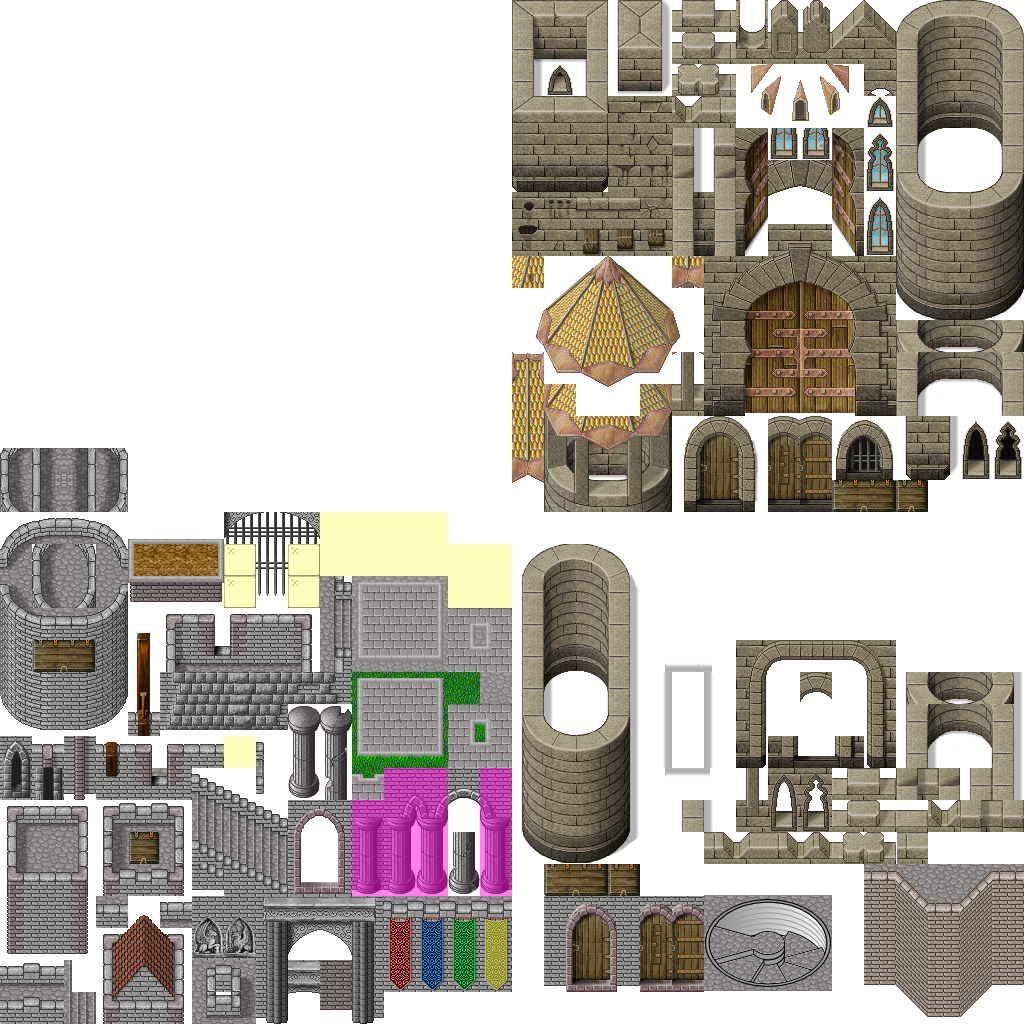
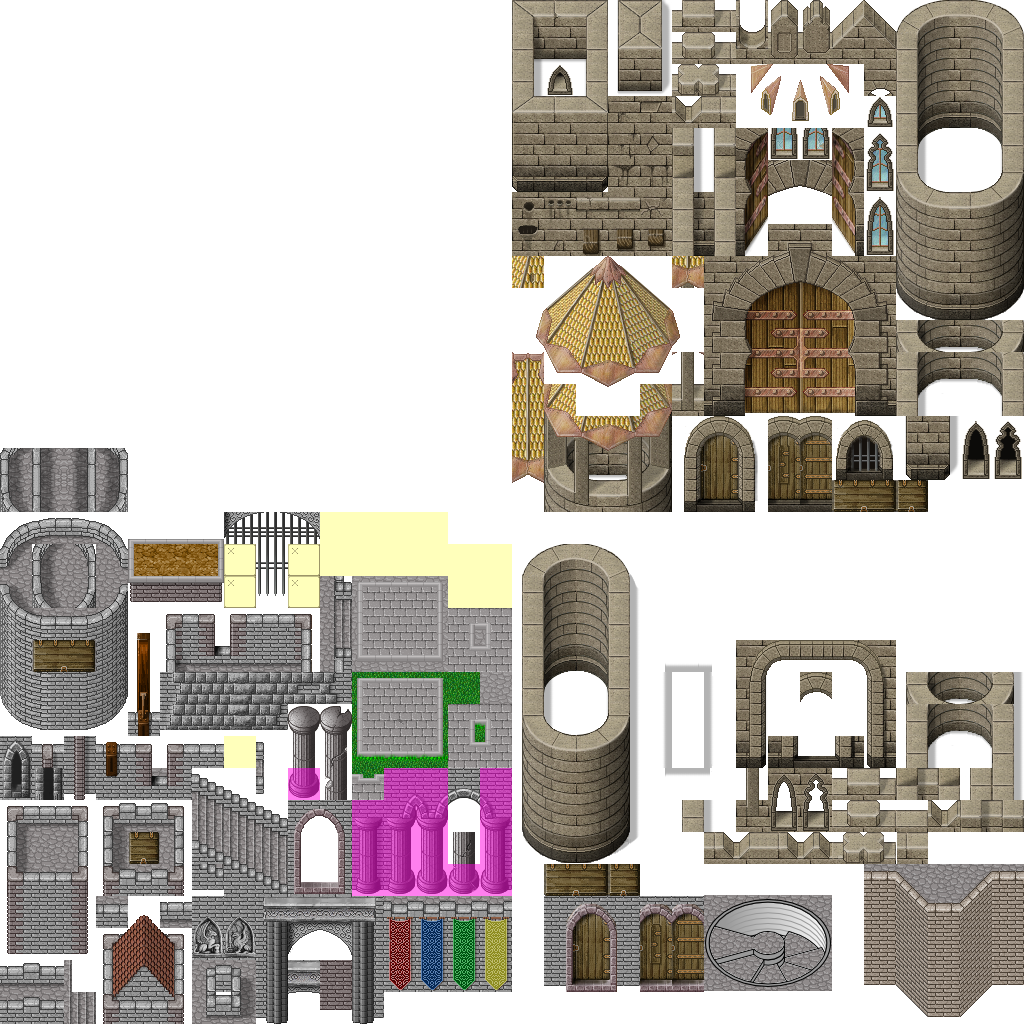
The second 1024 × 1024 image is a revision of the first. Changes to its layers:
painted on "Pinklayer" over [288, 768, 480, 896]
